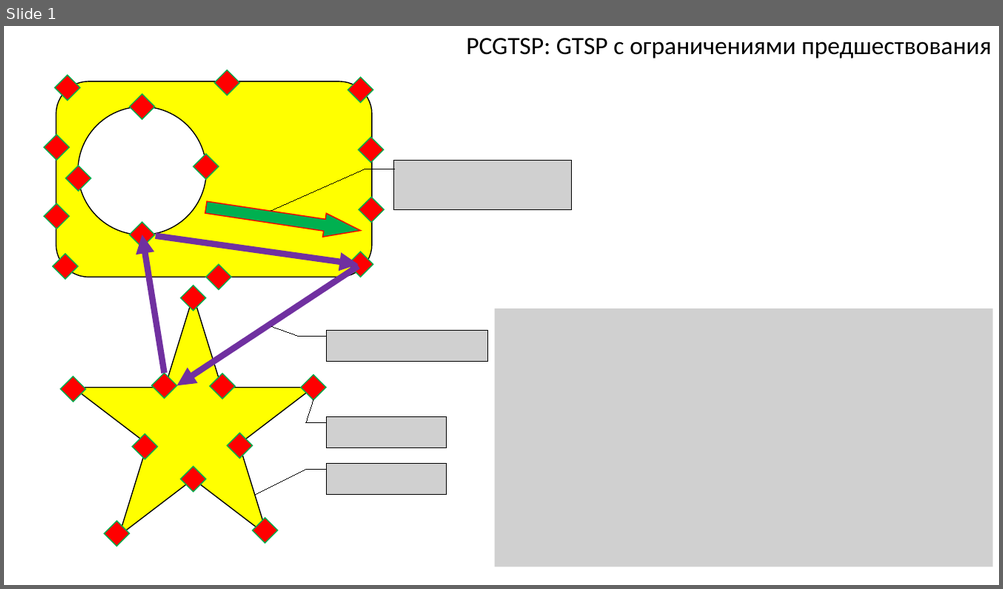
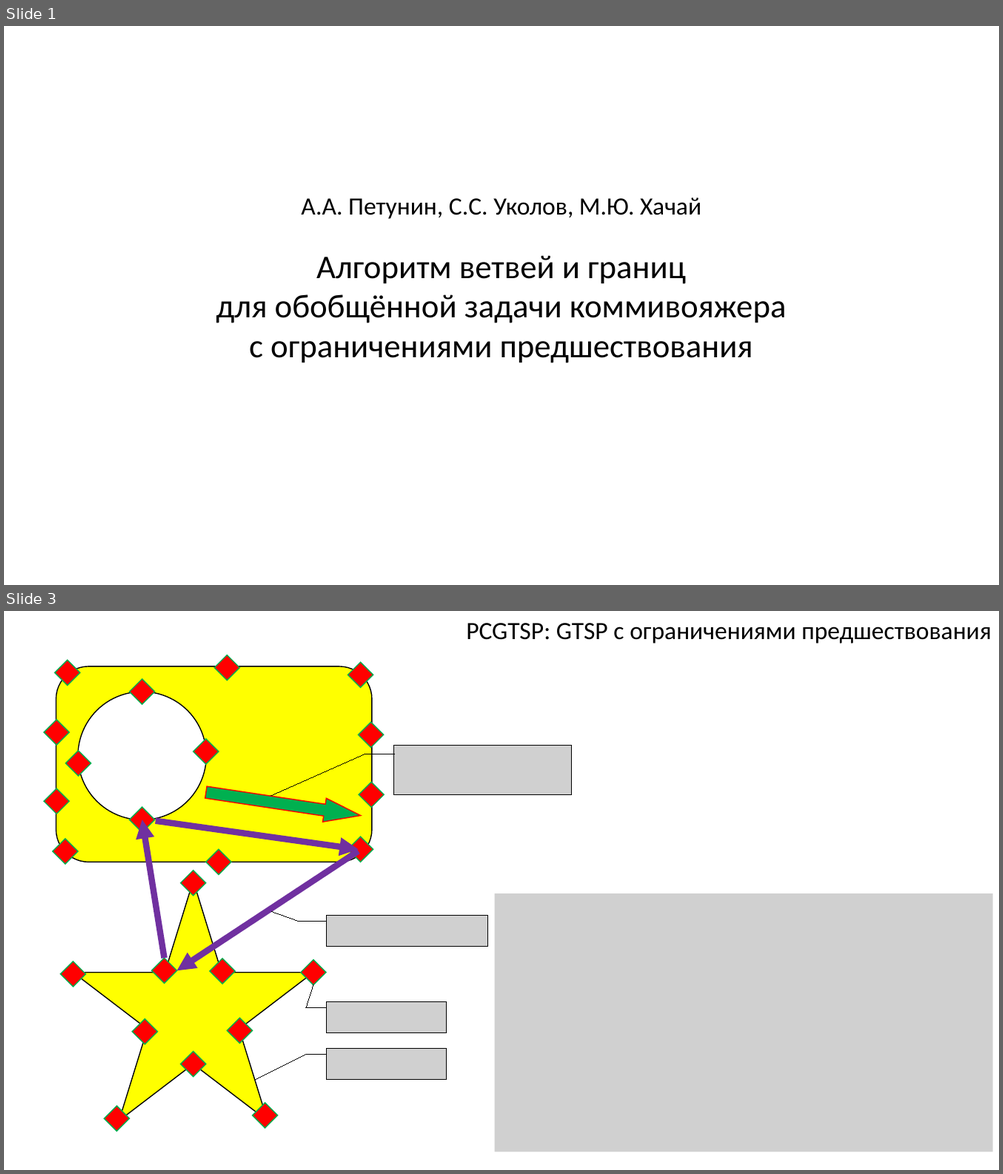
Before and after one commit to ukoloff/these, a slide deck: article/pcgtsp.pptx. Shown one above the other, each under a label of ours: slide 1 before the commit, slides 1 and 3 after it; the slides between them are not shown. The pictures are 1003x589 and 1003x1174 pixels, drawn with LibreOffice and Linux fonts; fonts in the diff are those of the drawing; grey boxes stand for pictures. Boxes give left, top, right and bottom in pixels: in the first picture for what was removed or moved away, otherwise in the second. Text is boxed around its words. In the diff, an @@ line names an element or a change of style, - is before the commit and + after.

```diff
--- a/article/pcgtsp.pptx
+++ b/article/pcgtsp.pptx
@@ slide 1 added at (x1=4, y1=26, x2=999, y2=585), background #FFFFFF @@
@@ text added at (x1=301, y1=198, x2=701, y2=219), 24 pt, text #000000 @@
+А.А. Петунин, С.С. Уколов, М.Ю. Хачай
@@ text added at (x1=216, y1=255, x2=786, y2=363), 32 pt, text #000000 @@
+Алгоритм ветвей и границ
+для обобщённой задачи коммивояжера
+с ограничениями предшествования
@@ what was slide 1 is now slide 3 @@
```
Also in this commit, not shown: 1 slide changed, 3 other slides added.
